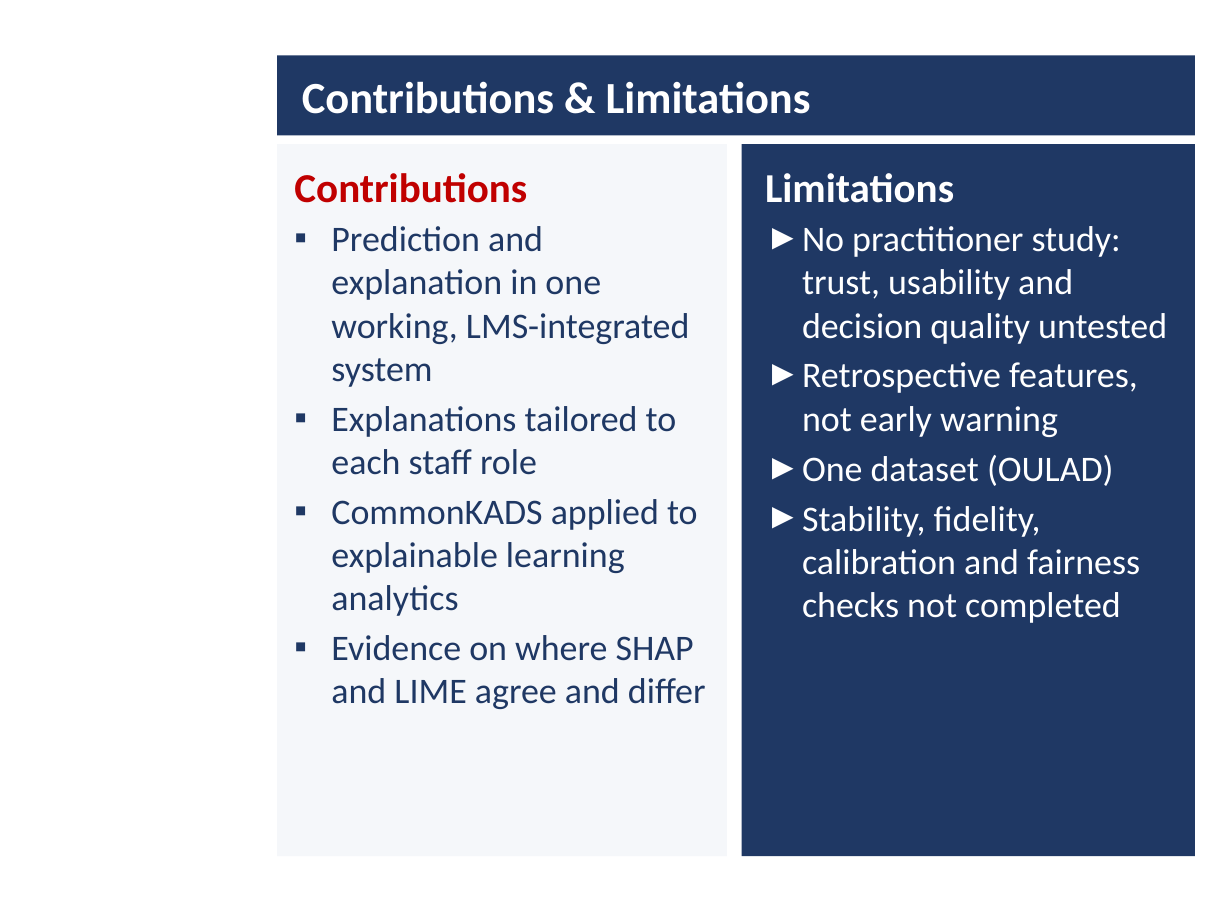
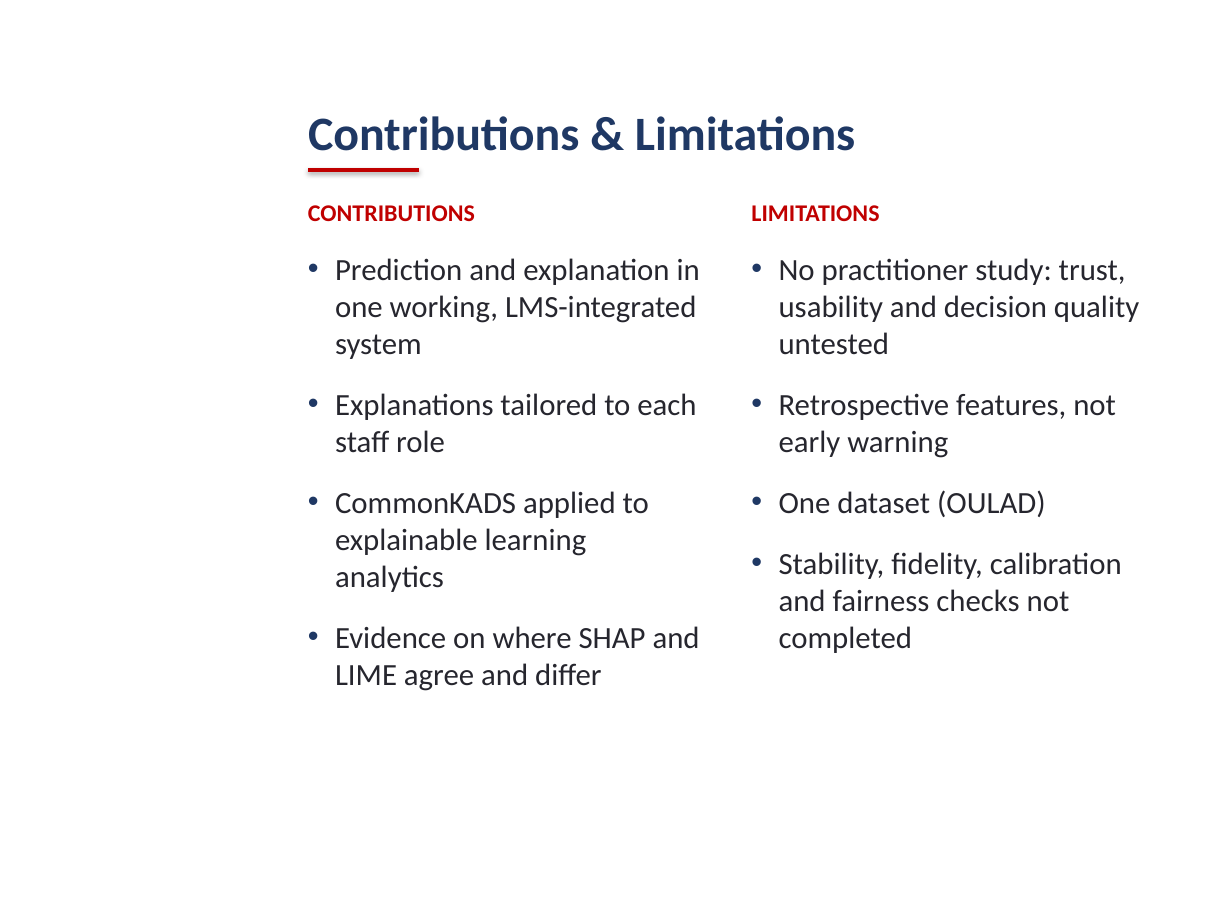
Before and after one commit to daniel-larry/python-run-result, a slide deck: slide 11 of Internal_Defense_Presentation.pptx. Drawn at 1232x924 pixels with LibreOffice and Linux fonts; fonts in the diff are those of the drawing; background and template pictures are left out. Boxes give left, top, right and bottom in pixels: in the first picture for what was removed or moved away, otherwise in the second. Text is boxed around its words. In the diff, an @@ line names an element or a change of style, - is before the commit and + after.

Commit message:
Defense deck: open layout without boxes, Calibri, Moodle screenshot

```diff
--- a/Internal_Defense_Presentation.pptx
+++ b/Internal_Defense_Presentation.pptx
@@ rectangle removed at bbox=[277, 55, 1195, 136] @@
@@ title "Contributions & Limitations": place and size @@
-title "Contributions & Limitations" at bbox=[302, 81, 811, 114]
+title "Contributions & Limitations" at bbox=[308, 116, 855, 151]
@@ title "Contributions & Limitations" at bbox=[308, 116, 855, 151]: size 26 to 28 pt, text colour #FFFFFF to #1F3864; vertical alignment middle to bottom @@
@@ rectangle removed at bbox=[277, 144, 727, 856] @@
@@ rectangle removed at bbox=[742, 144, 1195, 856] @@
@@ line added from (308, 170) to (419, 170), #C00000 2.25 pt @@
@@ text at bbox=[308, 205, 475, 221]: text changed; size 24 to 14 pt @@
-Contributions
+CONTRIBUTIONS
@@ text "CONTRIBUTIONS": place and size @@
-text "CONTRIBUTIONS" at bbox=[294, 173, 706, 709]
+text "CONTRIBUTIONS" at bbox=[308, 205, 700, 691]
@@ text at bbox=[751, 205, 879, 221]: text changed; size 24 to 14 pt; text colour #FFFFFF to #C00000 @@
-Limitations
+LIMITATIONS
@@ text "LIMITATIONS": place and size @@
-text "LIMITATIONS" at bbox=[765, 173, 1167, 623]
+text "LIMITATIONS" at bbox=[751, 205, 1139, 653]
@@ text at bbox=[335, 258, 700, 691]: size 21 to 18 pt, text colour #1F3864 to #26262E; bullet ▪ to •; more space between paragraphs @@
@@ text at bbox=[779, 258, 1139, 653]: size 21 to 18 pt, text colour #FFFFFF to #26262E; bullet ► to •; more space between paragraphs; bullet colour #FFFFFF to #1F3864 @@
```
Also in this commit, not shown: 11 other slides changed.
